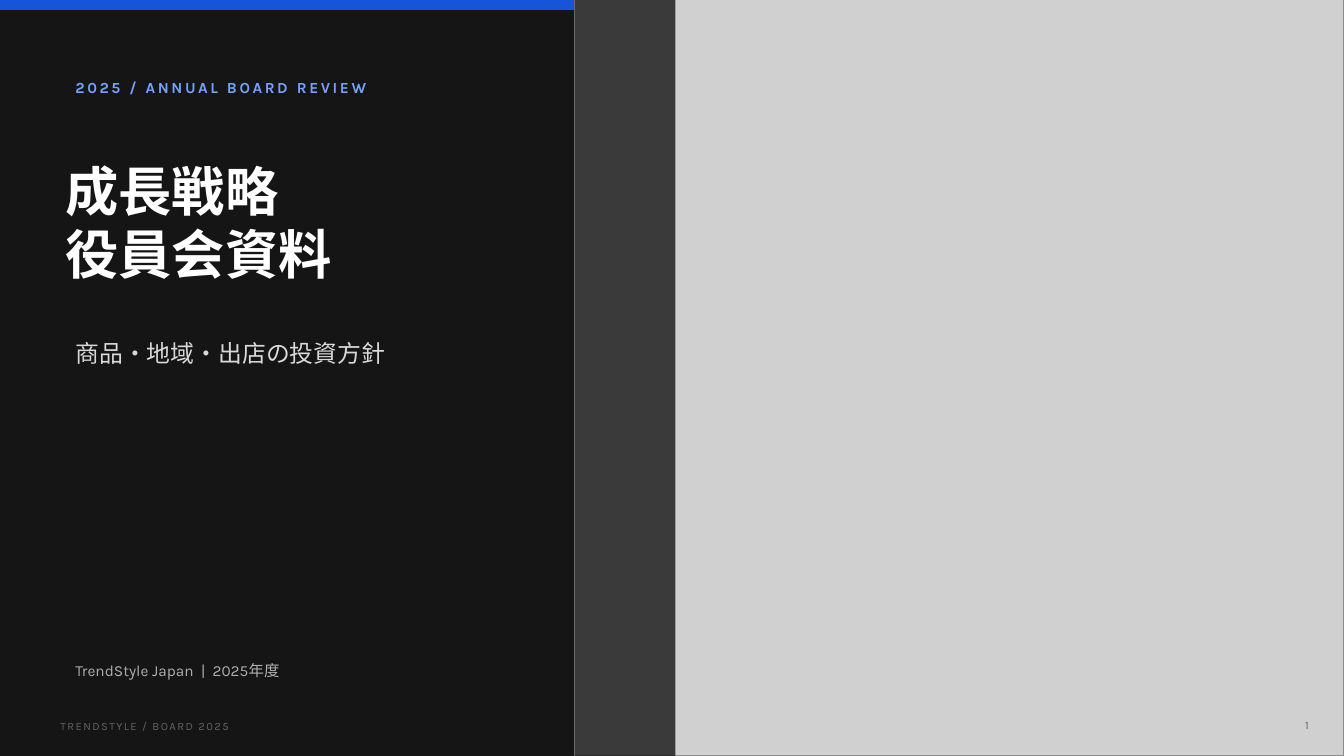
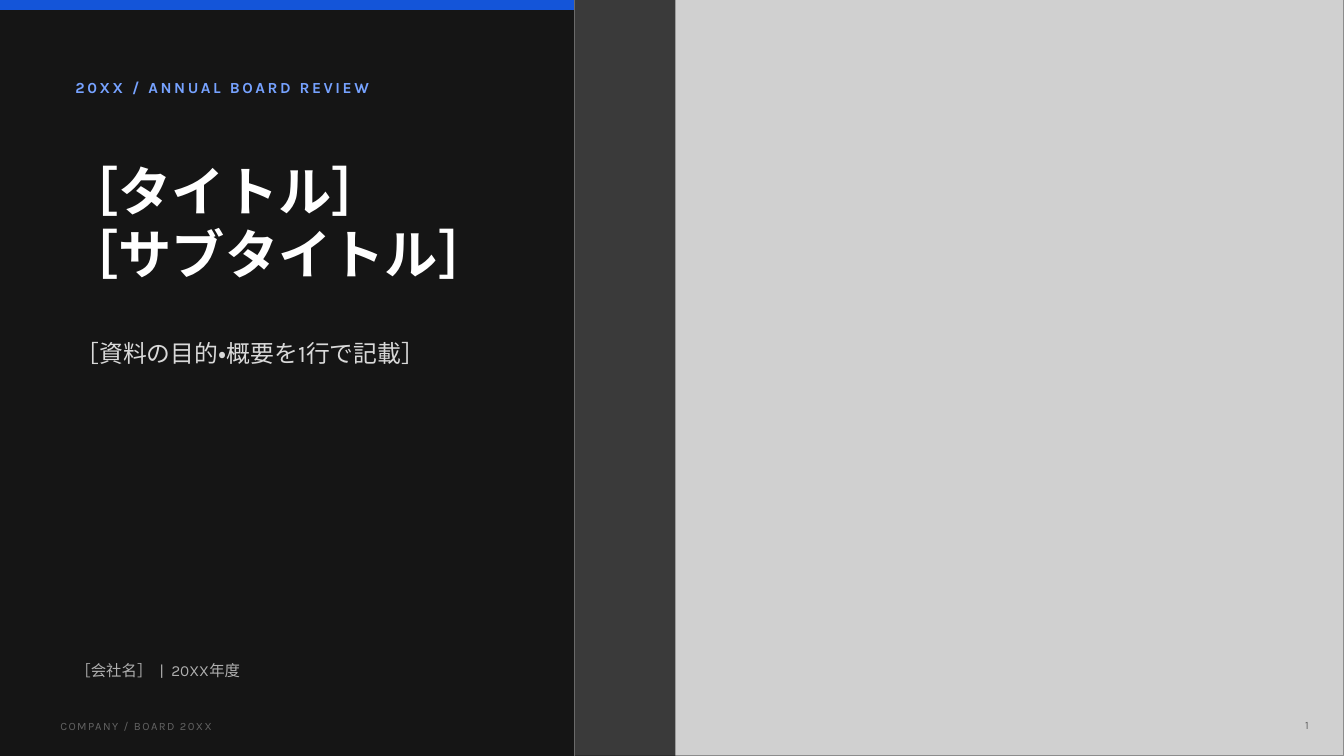
Before and after one commit to takujis/copilot-experience-lab-dev, a slide deck: slide 1 of contents/assets/CXO-12/TrendStyleJapan_2025年度_役員会資料テンプレート.pptx. Drawn at 1344x756 pixels with LibreOffice and Linux fonts; fonts in the diff are those of the drawing; grey boxes stand for pictures. Boxes give left, top, right and bottom in pixels: in the first picture for what was removed or moved away, otherwise in the second. Text is boxed around its words. In the diff, an @@ line names an element or a change of style, - is before the commit and + after.

```diff
--- a/contents/assets/CXO-12/TrendStyleJapan_2025年度_役員会資料テンプレート.pptx
+++ b/contents/assets/CXO-12/TrendStyleJapan_2025年度_役員会資料テンプレート.pptx
@@ text at box(75, 83, 369, 93): text changed @@
-2025 / ANNUAL BOARD REVIEW
+20XX / ANNUAL BOARD REVIEW
@@ text at box(65, 165, 491, 279): text changed @@
-成長戦略
-役員会資料
+［タイトル］
+［サブタイトル］
@@ text at box(75, 342, 425, 364): text changed @@
-商品・地域・出店の投資方針
+［資料の目的・概要を1行で記載］
@@ text at box(75, 663, 240, 678): text changed @@
-TrendStyle Japan | 2025年度
+［会社名］ | 20XX年度
@@ text at box(60, 723, 228, 730): text changed @@
-TRENDSTYLE / BOARD 2025
+COMPANY / BOARD 20XX
```
Also in this commit, not shown: 5 other slides changed, 3 slides added, 2 slides removed.
